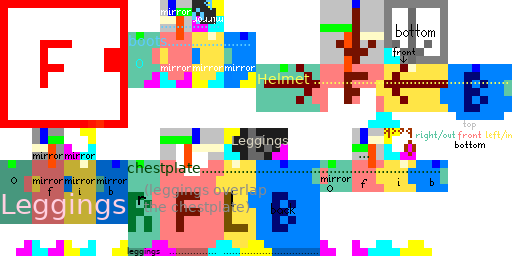
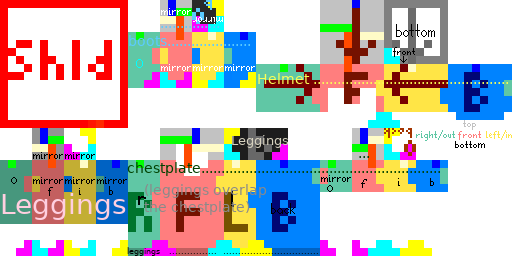
The second 512px x 256px image is a revision of the first. Changes to its layers:
painted on "all except leggings" over left=8, top=40, right=120, bottom=88
